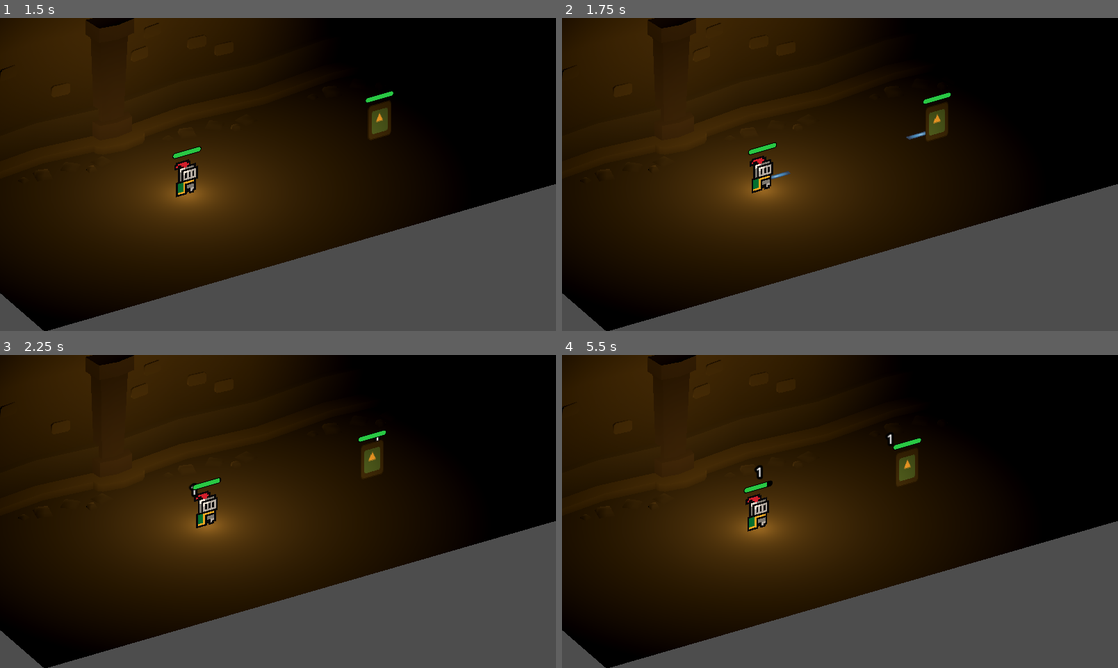
Above: before the commit, frames 1-4 (two rows, left to right).
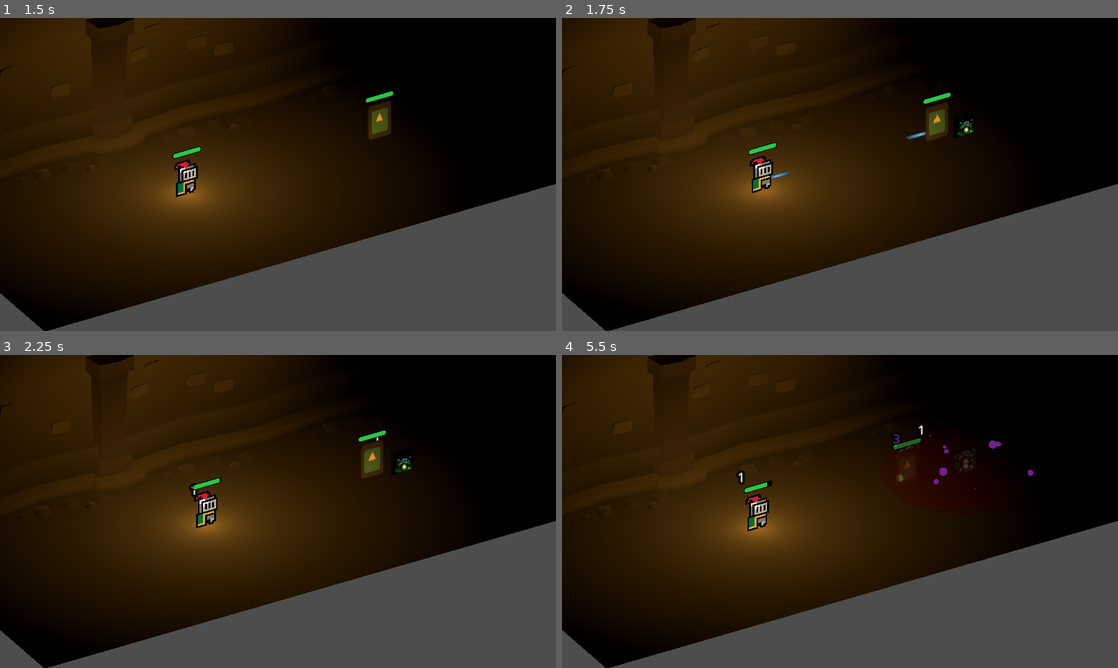
Above: after the commit, the same moments.

Repository: NouCake/ram-dungeon
Game: Godot game, scene res://3d_test.tscn
Same seed, same stepped clock (60 frames per second), same inputs: the game is played once before the commit and once after it. The engine's default icon, where the game draws it, is replaced by a stand-in: a white triangle on a blue panel in a dark square.
Inputs:
- Up to frame 1 (1.5 s): tap Enter (ui_accept) at 0.5, 0.77 s
- Up to frame 2 (1.75 s): tap Enter (ui_accept) at 1.52 s
- Up to frame 3 (2.25 s): no input
- Up to frame 4 (5.5 s): tap Enter (ui_accept) at 3.02, 3.77, 4.52 s

Frame 1 is identical in both runs. In frame 2, less than 0.1% of the frame differs, in the area x 71-75%, y 32-38%; in frame 3, less than 0.1%; in frame 4, 0.7%, in the area x 31-85%, y 22-43%.

Commit message:
Fixed the Shroom animation bug again

Diff:
--- a/3d_test.tscn
+++ b/3d_test.tscn
@@ -7,16 +7,18 @@
 [ext_resource type="Script" uid="uid://cnp3jo4lruyy" path="res://assets/scripts/action/action_projectile.gd" id="6_cawg3"]
 [ext_resource type="PackedScene" uid="uid://c0bked2yu7fb4" path="res://assets/entities/damage_number.tscn" id="6_ktnak"]
 [ext_resource type="PackedScene" uid="uid://bndt4isskhh40" path="res://assets/entities/projectile.tscn" id="7_k2n1r"]
+[ext_resource type="Script" uid="uid://bp6iepajkv47g" path="res://assets/scripts/action_object_spawn.gd" id="8_k2n1r"]
+[ext_resource type="PackedScene" uid="uid://cg2fgxl2cmebn" path="res://assets/entities/shroom.tscn" id="9_a1t6o"]
 
-[node name="Node3D" type="Node3D" unique_id=292686458]
+[node name="Node3D" type="Node3D"]
 
-[node name="sun" type="DirectionalLight3D" parent="." unique_id=569169304]
+[node name="sun" type="DirectionalLight3D" parent="."]
 transform = Transform3D(0.7071067, 0, 0.70710677, -0.70710677, -4.371139e-08, 0.7071067, 3.0908616e-08, -1, -3.090862e-08, 2.0998697, 4.510006, -2.2293067e-08)
 visible = false
 light_energy = 0.1
 shadow_enabled = true
 
-[node name="grid_floor" type="GridMap" parent="." unique_id=1275389404]
+[node name="grid_floor" type="GridMap" parent="."]
 mesh_library = ExtResource("2_mac0m")
 cell_size = Vector3(4, 4, 4)
 cell_center_y = false
@@ -25,7 +27,7 @@
 }
 metadata/_editor_floor_ = Vector3(0, 0, 0)
 
-[node name="grid_walls" type="GridMap" parent="." unique_id=229166239]
+[node name="grid_walls" type="GridMap" parent="."]
 mesh_library = ExtResource("2_mac0m")
 cell_size = Vector3(4, 3, 4)
 data = {
@@ -33,22 +35,26 @@
 }
 metadata/_editor_floor_ = Vector3(0, 0, 0)
 
-[node name="damage_numbers" type="Node3D" parent="." unique_id=540231008]
+[node name="damage_numbers" type="Node3D" parent="."]
 script = ExtResource("5_buu1m")
 damage_number_scene = ExtResource("6_ktnak")
 
-[node name="Camera3D" type="Camera3D" parent="." unique_id=1540031442]
+[node name="Camera3D" type="Camera3D" parent="."]
 transform = Transform3D(0.8660254, 0.25, -0.4330127, 0, 0.8660254, 0.5, 0.5, -0.4330127, 0.75, -0.24810791, 5.6119924, 8.694057)
 projection = 1
 size = 7.5
 
-[node name="enemy" parent="." unique_id=1773388456 instance=ExtResource("5_o1qma")]
+[node name="enemy" parent="." instance=ExtResource("5_o1qma")]
 transform = Transform3D(1, 0, 0, 0, 1, 0, 0, 0, 1, 8, 0, 0)
 
-[node name="base_player" parent="." unique_id=1116852983 instance=ExtResource("4_cawg3")]
+[node name="base_player" parent="." instance=ExtResource("4_cawg3")]
 
-[node name="ActionProjectile" type="Node3D" parent="base_player" unique_id=861092790]
+[node name="ActionProjectile" type="Node3D" parent="base_player"]
 transform = Transform3D(1, 0, 0, 0, 1, 0, 0, 0, 1, 0, 0.25, 0)
 script = ExtResource("6_cawg3")
 projectile = ExtResource("7_k2n1r")
 metadata/_custom_type_script = "uid://cnp3jo4lruyy"
+
+[node name="Node" type="Node" parent="base_player"]
+script = ExtResource("8_k2n1r")
+to_spawn = ExtResource("9_a1t6o")
--- a/project.godot
+++ b/project.godot
@@ -16,7 +16,7 @@
 
 config/name="Dungeon Masters Reloaded 3D"
 run/main_scene="uid://23xvue7jhyh6"
-config/features=PackedStringArray("4.6", "Forward Plus")
+config/features=PackedStringArray("4.5", "Forward Plus")
 config/icon="res://assets/sprites/icon.svg"
 
 [autoload]
Not shown: 1 places in 3d_test.tscn that only renumber resources
Not shown: 1 places in tiles.tres that only renumber resources
